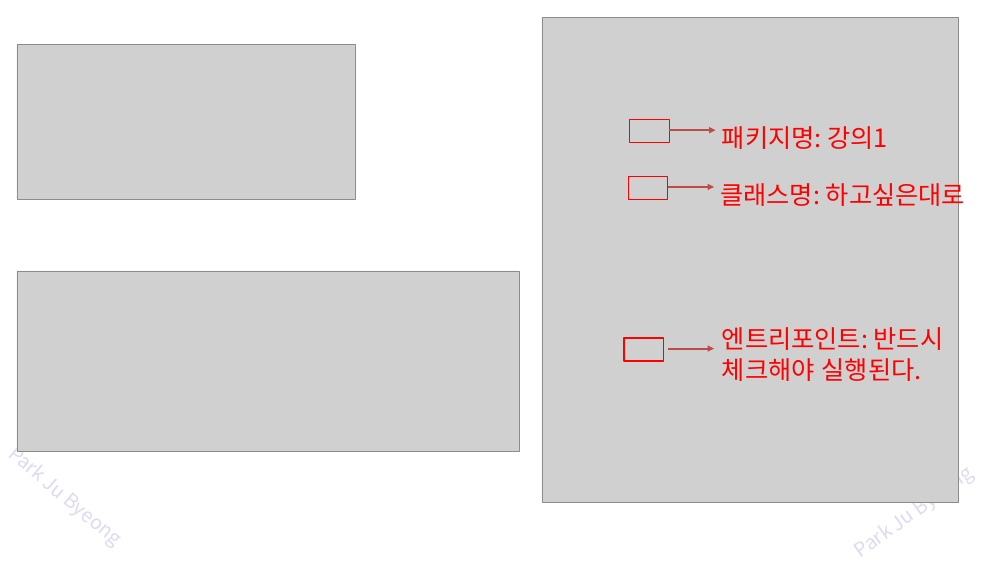
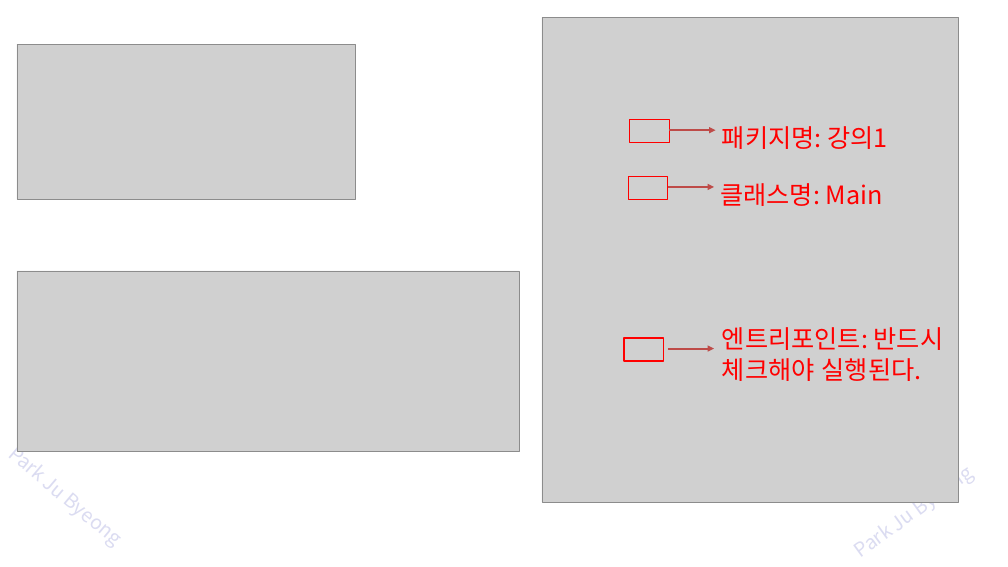
Before and after one commit to zest132/JavaLecture, a slide deck: slide 19 of JavaLecture/LectureFile/java 1강 변수.pptx (slide 18 before the commit). Drawn at 1008x567 pixels with LibreOffice and Linux fonts; fonts in the diff are those of the drawing; grey boxes stand for pictures. Boxes give left, top, right and bottom in pixels: in the first picture for what was removed or moved away, otherwise in the second. Text is boxed around its words. In the diff, an @@ line names an element or a change of style, - is before the commit and + after.

```diff
--- a/JavaLecture/LectureFile/java 1강 변수.pptx
+++ b/JavaLecture/LectureFile/java 1강 변수.pptx
@@ text at [720,183,883,206]: text changed @@
-클래스명: 하고싶은대로
+클래스명: Main
```
Also in this commit, not shown: 10 other slides changed, 2 slides added, 2 other files.
